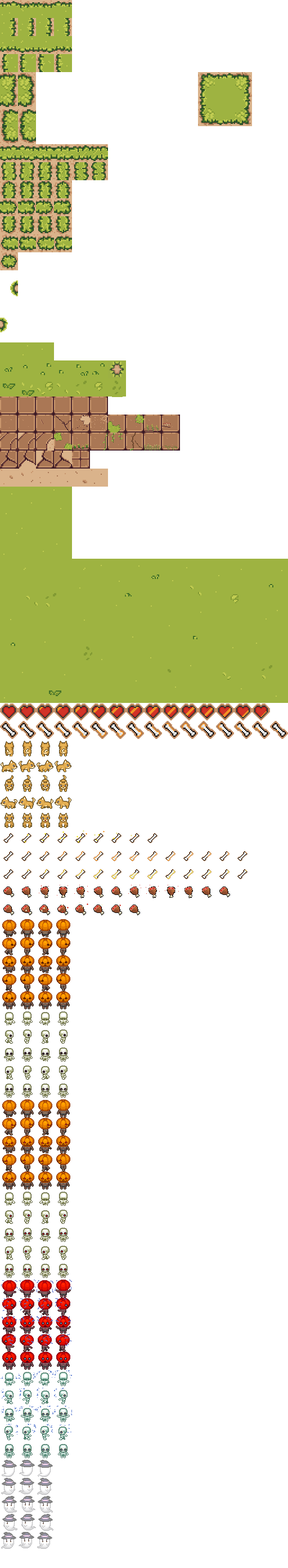
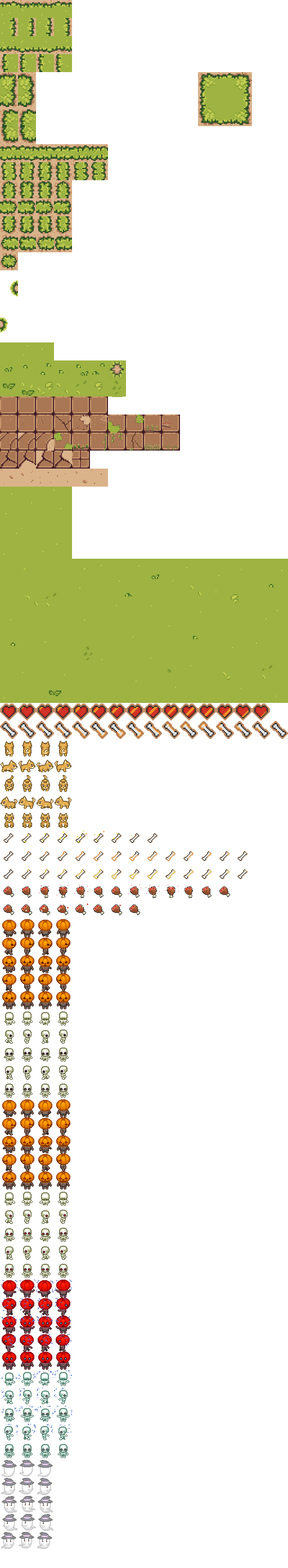
The second w=288, h=1568 image is a revision of the first. Changes to its layers:
painted on "main" over [left=2, top=723, right=287, bottom=916]